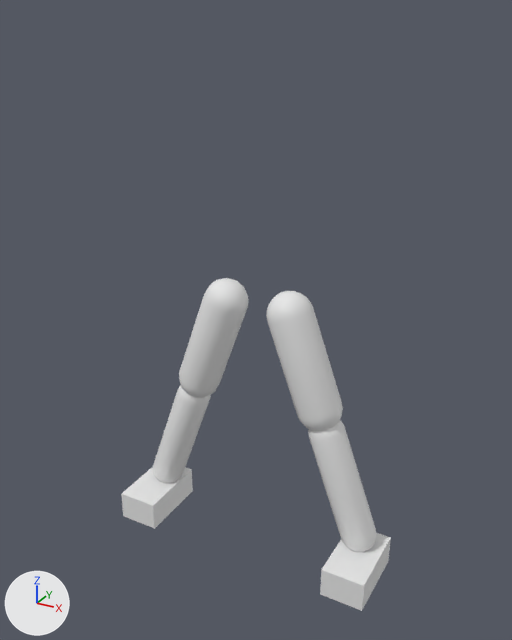
What one commit did to the FBX model newton-4.00/applications/media/walker.fbx.
Camera for both pictures: a camera (50 mm lens) standing at (0.962, -1.795, 0.658) and looking at (0.002, -0.05, -0.215). The axes (+X, +Y, +Z) are drawn at lower left. The lights are the same throughout. Where no turn or scale is listed for an object, it has been applied to the vertices.

The first picture shows 'Box001', 'Box002', 'Capsule002', 'Capsule003', 'Capsule004', 'Capsule005'.
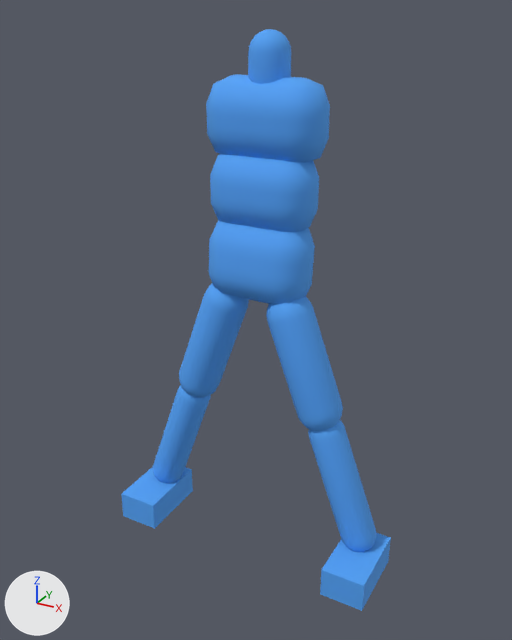
Location of each change, [x1, y1, x2, y2] in pixels of the pictures (512 x 640 px):
'convexhull_002', added (blue): after [206, 74, 330, 163]
'convexhull_0', added (blue): after [209, 220, 315, 304]
'convexhull_001', added (blue): after [210, 154, 319, 232]
'Capsule005', recoloured (grey to blue): [266, 291, 343, 431] in both
'Capsule002', recoloured (grey to blue): [179, 278, 249, 398] in both
'Capsule004', recoloured (grey to blue): [308, 420, 376, 552] in both
'Box002', recoloured (white to blue): [320, 533, 391, 611] in both
'Capsule003', recoloured (grey to blue): [153, 385, 211, 483] in both
'Box001', recoloured (white to blue): [121, 467, 193, 529] in both
'Capsule006', added (blue): after [248, 29, 291, 84]

What changed in the scene script:
```text
Add mat_01___default:
    mat_01___default = principled_material('01 - Default')
    mat_01___default.base_color = (0.0824, 0.365, 0.933)  # blue #51a3f7
    mat_01___default.roughness = 0.859
Change me_mesh_005:
    where me_mesh_005.from_pydata(...)  # 146 vertices, 288 faces; spans x -2.8..2.8, y -9.0..9.0, z -2.8..2.8
    add me_mesh_005.materials.append(mat_01___default)  # blue #51a3f7
Add me_mesh_006:
    me_mesh_006.from_pydata(...)  # a box spanning x -2.74..2.74, y -4.79..4.79, z -1.02..2.9
    me_mesh_006.materials.append(mat_01___default)  # blue #51a3f7
Add me_mesh_008:
    me_mesh_008 = me_mesh_005.copy(); me_mesh_008.name = 'Mesh.008'  # the mesh of ob_capsule005
Add me_mesh_007:
    me_mesh_007.from_pydata(...)  # 146 vertices, 288 faces; spans x -2.3..2.3, y -10.1..9.0, z -2.3..2.3
    me_mesh_007.materials.append(mat_01___default)  # blue #51a3f7
Add me_mesh_002_1:
    me_mesh_002_1.from_pydata(...)  # 152 vertices, 300 faces; spans x -0.164..0.164, y -0.09..0.088, z -0.164..0.067
    me_mesh_002_1.materials.append(mat_01___default)  # blue #51a3f7
Add me_mesh_009:
    me_mesh_009.from_pydata(...)  # 152 vertices, 300 faces; spans x -0.164..0.164, y -0.097..0.089, z -0.164..0.09
    me_mesh_009.materials.append(mat_01___default)  # blue #51a3f7
Add me_mesh_1:
    me_mesh_1.from_pydata(...)  # 146 vertices, 288 faces; spans x -0.058..0.058, y -0.058..0.058, z -0.103..0.081
    me_mesh_1.materials.append(mat_01___default)  # blue #51a3f7
Add me_mesh_001_1:
    me_mesh_001_1.from_pydata(...)  # 152 vertices, 300 faces; spans x -0.181..0.181, y -0.088..0.09, z -0.164..0.067
    me_mesh_001_1.materials.append(mat_01___default)  # blue #51a3f7
Change ob_box002:
    ob_box002: bpy.data.objects.new('Box002', me_mesh_003) -> bpy.data.objects.new('Box002', me_mesh_006)
Change ob_capsule005:
    ob_capsule005: bpy.data.objects.new('Capsule005', me_mesh_005) -> bpy.data.objects.new('Capsule005', me_mesh_008)
Change ob_capsule002:
    ob_capsule002: bpy.data.objects.new('Capsule002', me_mesh_002) -> bpy.data.objects.new('Capsule002', me_mesh_005)
Change ob_capsule004:
    ob_capsule004: bpy.data.objects.new('Capsule004', me_mesh_004) -> bpy.data.objects.new('Capsule004', me_mesh_007)
Add ob_convexhull_001:
    ob_convexhull_001 = bpy.data.objects.new('convexhull_001', me_mesh_002_1)
    ob_convexhull_001.location = (0.0, 0.005, 0.223)
Add ob_convexhull_0:
    ob_convexhull_0 = bpy.data.objects.new('convexhull_0', me_mesh_009)
    ob_convexhull_0.location = (0.0, -0.011, 0.005)
Add ob_capsule006:
    ob_capsule006 = bpy.data.objects.new('Capsule006', me_mesh_1)
    ob_capsule006.location = (0.002, 0.028, 0.526)
Add ob_convexhull_002:
    ob_convexhull_002 = bpy.data.objects.new('convexhull_002', me_mesh_001_1)
    ob_convexhull_002.location = (0.0, 0.02, 0.42)
```
